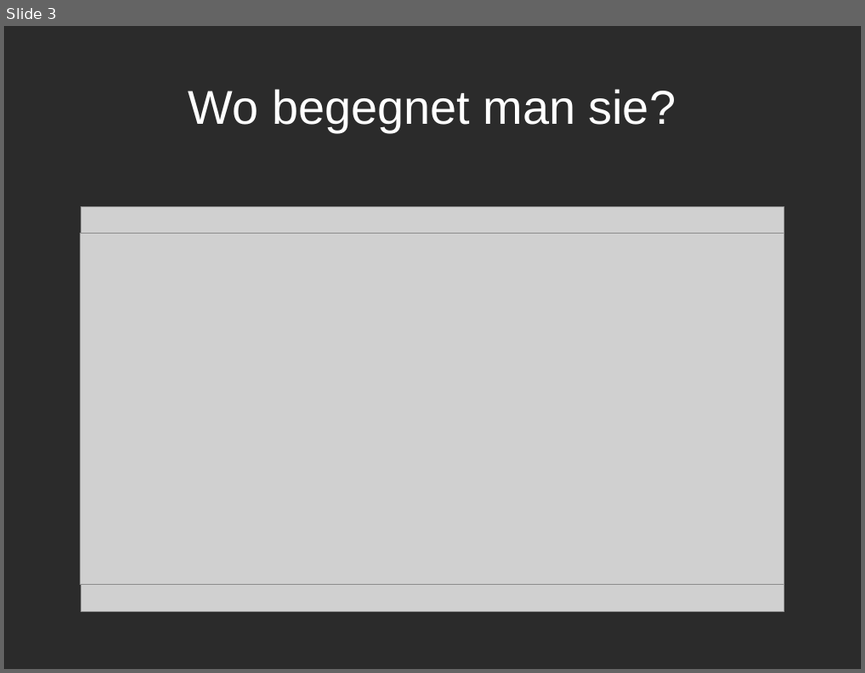
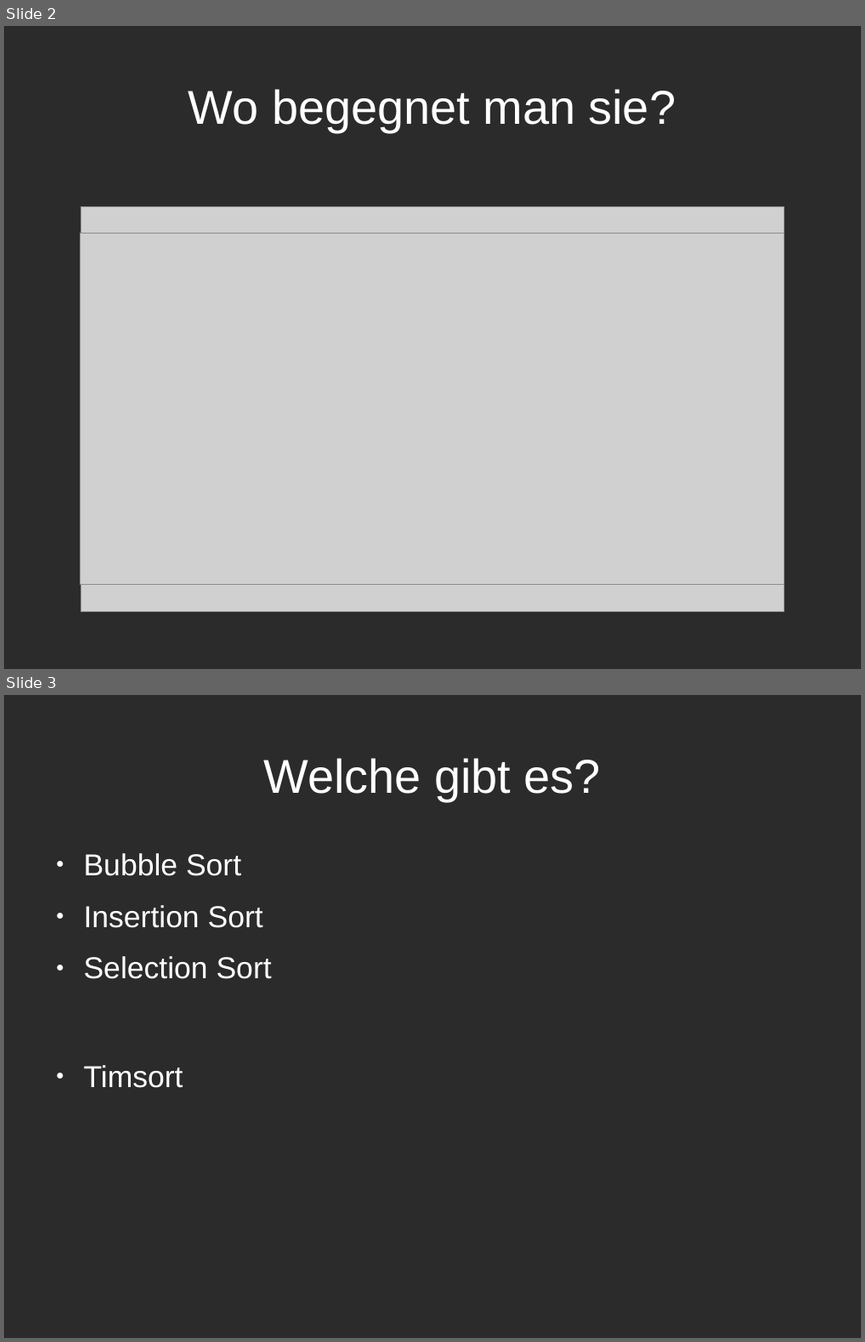
Before and after one commit to olikam0712/IMP_Sortieralgorithmus, a slide deck: Presentation.odp. Shown one above the other, each under a label of ours: slide 3 before the commit, slides 2 and 3 after it. The pictures are 865x673 and 865x1342 pixels, drawn with LibreOffice and Linux fonts; fonts in the diff are those of the drawing; grey boxes stand for pictures; background and template pictures are left out; a plain dark background stands for a picture behind light text. Boxes give left, top, right and bottom in pixels: in the first picture for what was removed or moved away, otherwise in the second. Text is boxed around its words. In the diff, an @@ line names an element or a change of style, - is before the commit and + after.

```diff
--- a/Presentation.odp
+++ b/Presentation.odp
@@ slide 3 added at (x1=4, y1=695, x2=861, y2=1338), background picture (left out) @@
@@ title added at (x1=263, y1=758, x2=601, y2=801), 44 pt, text #FFFFFF @@
+Welche gibt es?
@@ text added at (x1=84, y1=853, x2=272, y2=1088), 28 pt, text #FFFFFF @@
+● Bubble Sort
+● Insertion Sort
+● Selection Sort
+● Timsort
@@ what was slide 3 is now slide 2 @@
```
Also in this commit, not shown: 2 other slides added, 3 slides removed, 6 other files.
